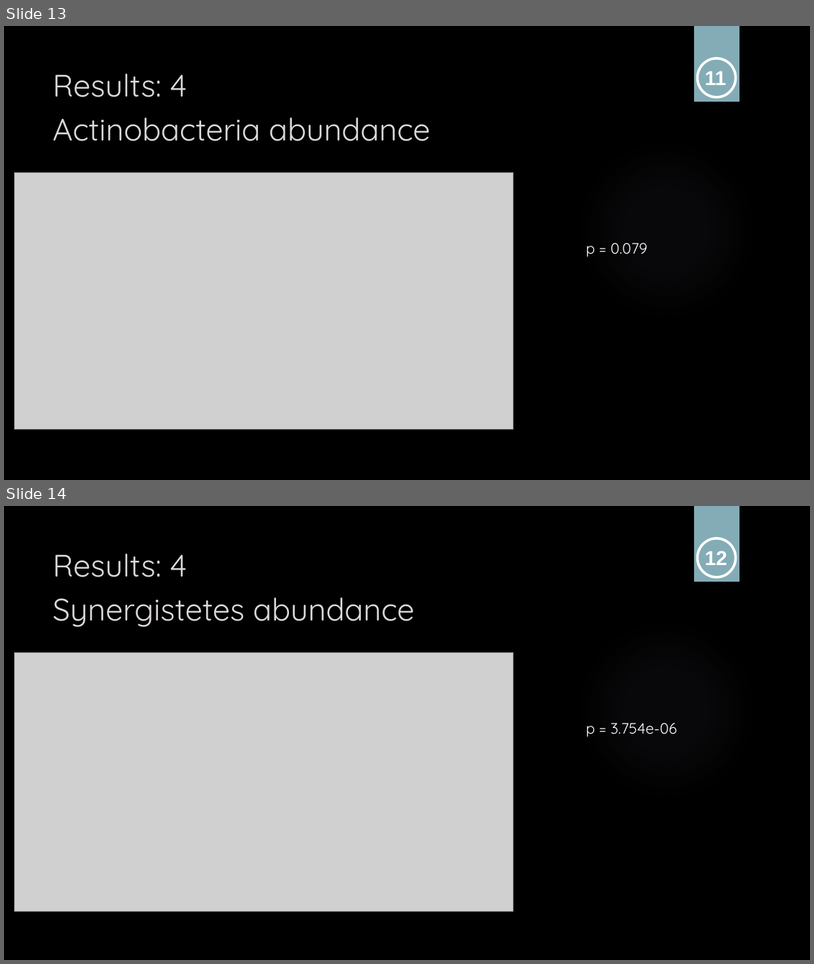
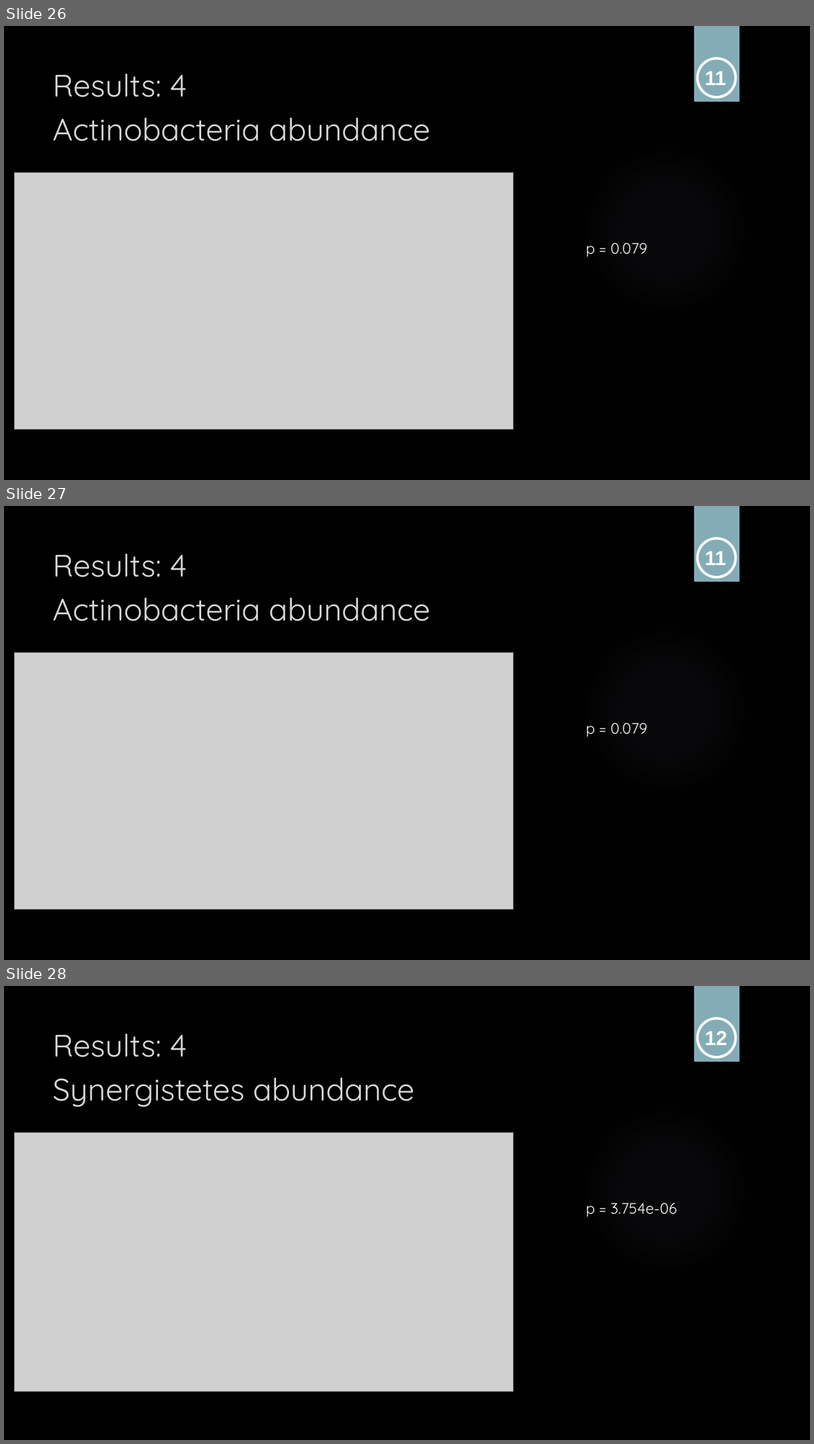
Before and after one commit to sabdeolive/Sabrina_BMS_Bachelor-Internship, a slide deck: Final Presentation.pptx. Shown one above the other, each under a label of ours: slides 13 and 14 before the commit, slides 26, 27 and 28 after it. The pictures are 814x964 and 814x1444 pixels, drawn with LibreOffice and Linux fonts; fonts in the diff are those of the drawing; grey boxes stand for pictures; background and template pictures are left out. Boxes give left, top, right and bottom in pixels: in the first picture for what was removed or moved away, otherwise in the second. Text is boxed around its words. In the diff, an @@ line names an element or a change of style, - is before the commit and + after.

```diff
--- a/Final Presentation.pptx
+++ b/Final Presentation.pptx
@@ slide 27 added at bbox=[4, 506, 810, 960], background picture (left out); not listed: 2 template elements that a slide beside it also shows @@
@@ ellipse added at bbox=[698, 538, 736, 577], outline #FFFFFF 3 pt @@
@@ text added at bbox=[53, 554, 430, 621], 37 pt, text #DCD8DC @@
+Results: 4
+Actinobacteria abundance
@@ text added at bbox=[705, 551, 727, 565], 24 pt, text #FFFFFF, bold @@
+11
@@ picture added at bbox=[15, 652, 514, 909] @@
@@ text added at bbox=[586, 723, 648, 736], 18 pt, text #FFFFFF @@
+p = 0.079
@@ what was slide 13 is now slide 26 @@
@@ what was slide 14 is now slide 28 @@
```
Also in this commit, not shown: 1 slide changed, 14 other slides added.
